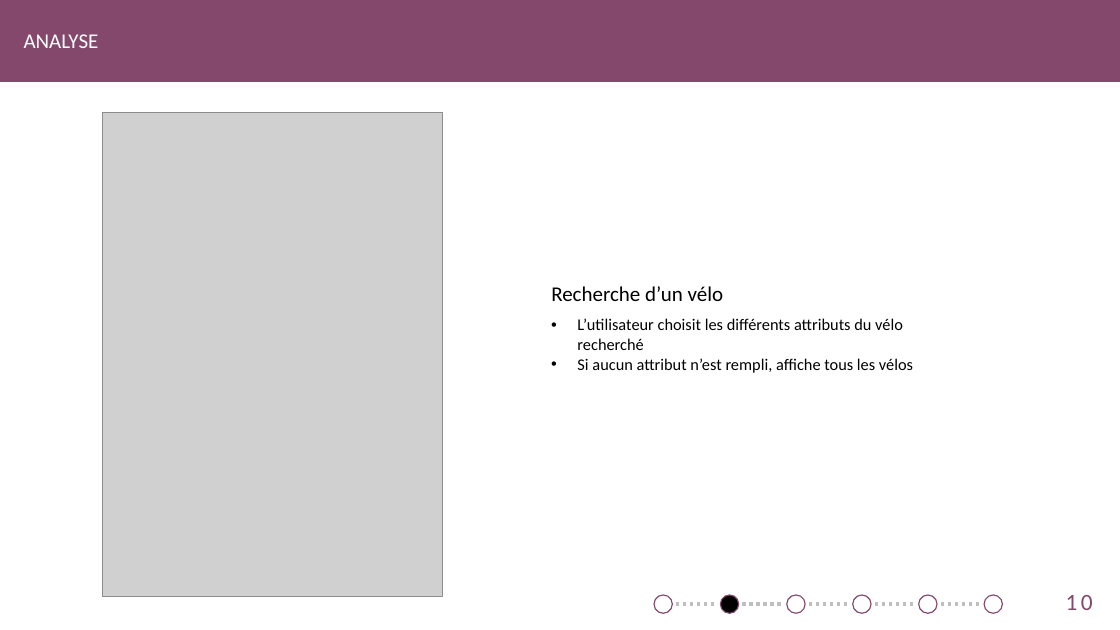
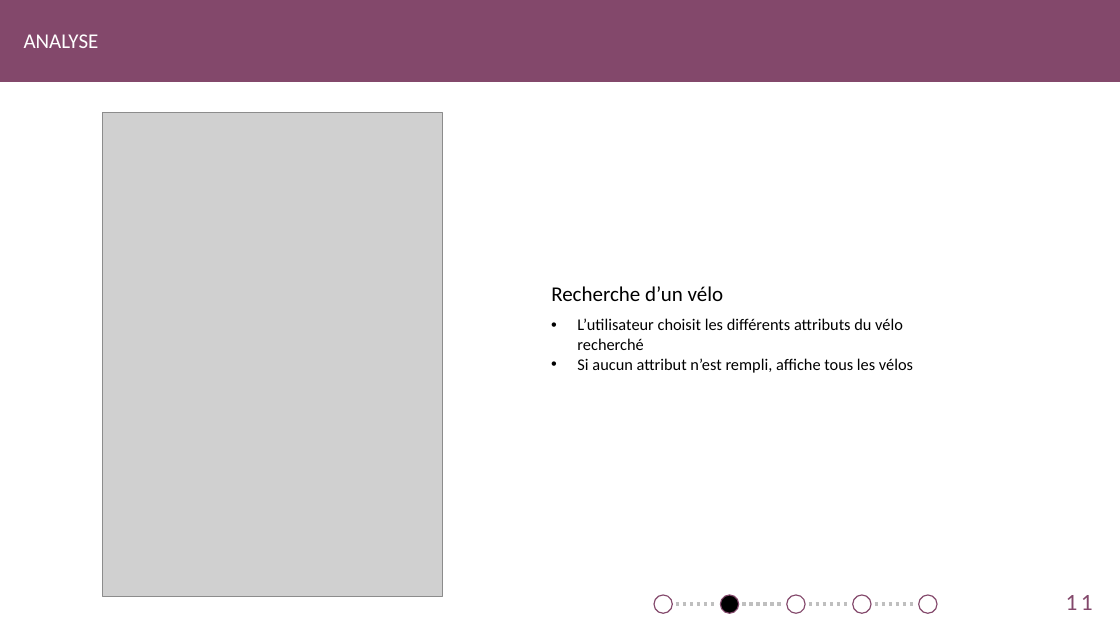
Before and after one commit to SweetDjsnow/TPI_GitHub, a slide deck: slide 11 of Documentation/Found Your Bike.pptx (slide 10 before the commit). Drawn at 1120x630 pixels with LibreOffice and Linux fonts; fonts in the diff are those of the drawing; grey boxes stand for pictures. Boxes give left, top, right and bottom in pixels: in the first picture for what was removed or moved away, otherwise in the second. Text is boxed around its words. In the diff, an @@ line names an element or a change of style, - is before the commit and + after.

```diff
--- a/Documentation/Found Your Bike.pptx
+++ b/Documentation/Found Your Bike.pptx
@@ ellipse removed at (x1=985, y1=595, x2=1003, y2=613) @@
@@ page number at (x1=1066, y1=595, x2=1093, y2=610): text changed @@
-10
+11
@@ line removed from (941, 604) to (981, 604) @@
```
Also in this commit, not shown: 11 other slides changed, 8 slides added, 2 other files.
